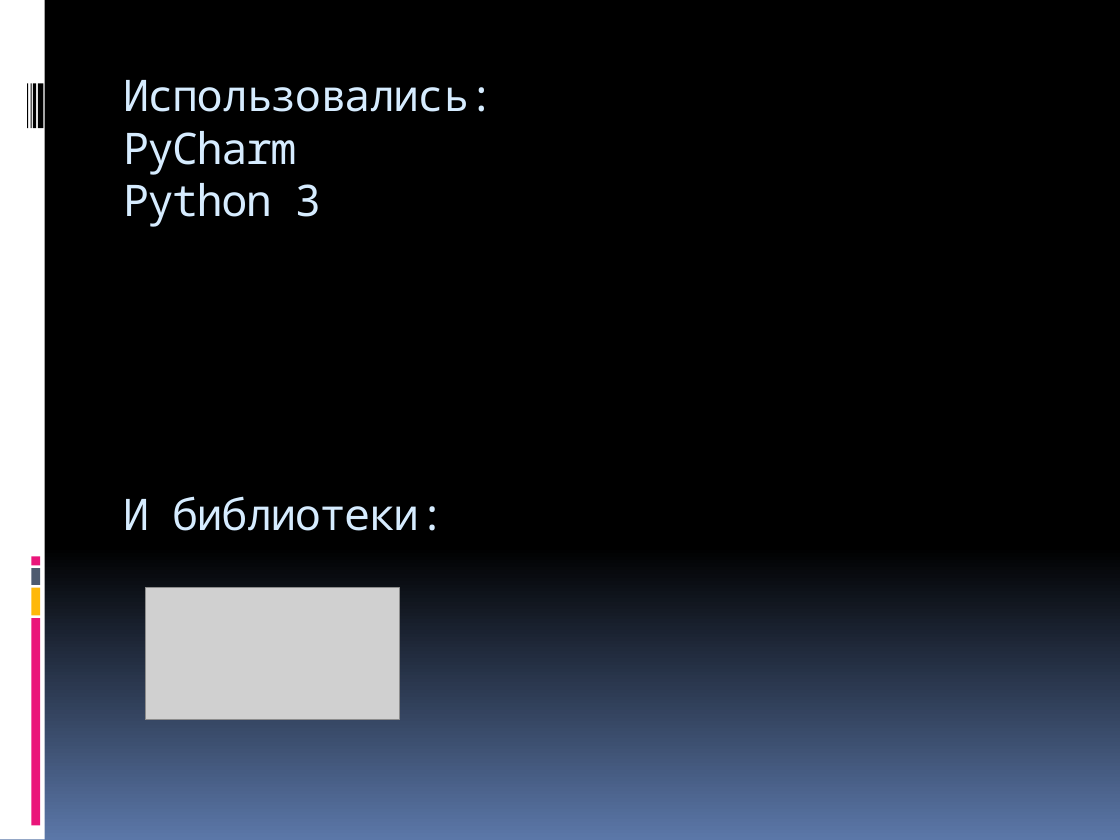
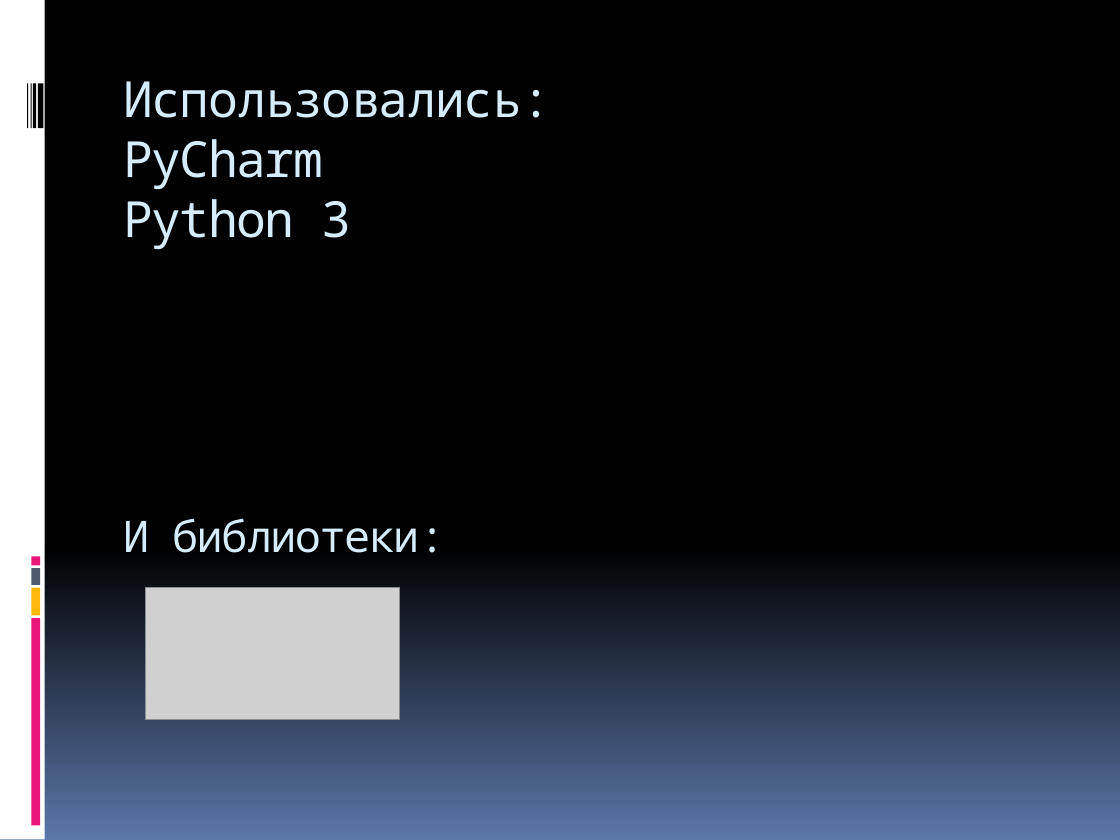
Before and after one commit to Shadowlucky/PanzerStorm, a slide deck: slide 5 of О проекте/PanzerStorm.pptx. Drawn at 1120x840 pixels with LibreOffice and Linux fonts; fonts in the diff are those of the drawing; grey boxes stand for pictures. Boxes give left, top, right and bottom in pixels: in the first picture for what was removed or moved away, otherwise in the second. Text is boxed around its words. In the diff, an @@ line names an element or a change of style, - is before the commit and + after.

```diff
--- a/О проекте/PanzerStorm.pptx
+++ b/О проекте/PanzerStorm.pptx
@@ title "Использовались: PyCharm Python 3 И ..." at (123, 81, 551, 553): size 28 to 32 pt in "Использовались: PyCharm Python 3" @@
```
Also in this commit, not shown: 1 other slide changed, 2 slides added.
